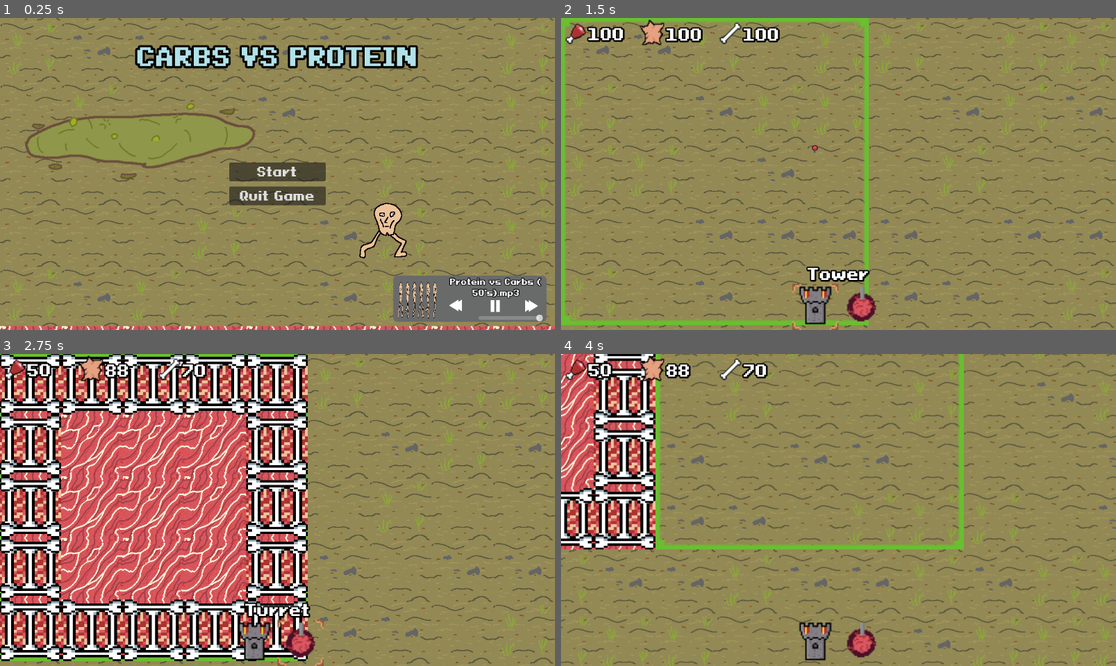
Above: before the commit, frames 1-4 (two rows, left to right).
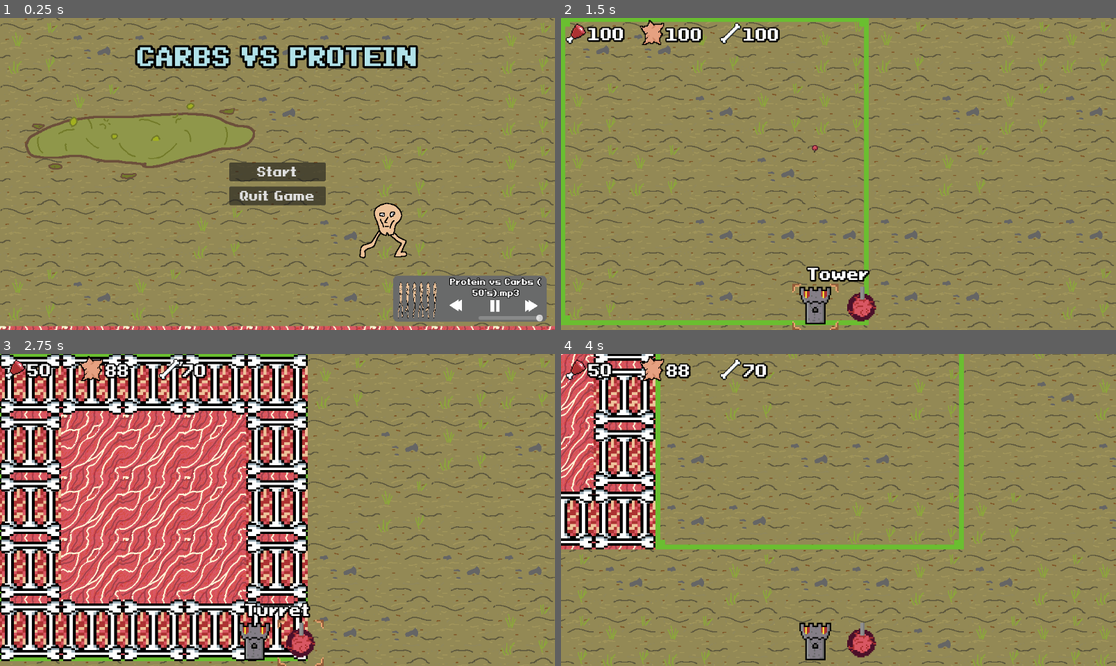
Above: after the commit, the same moments.

Repository: PhilipSBeck/Ludum-Dare-56
Game: Godot game, scene res://Levels/TitleScreen.tscn
Same seed, same stepped clock (60 frames per second), same inputs: the game is played once before the commit and once after it. Sound files missing from this copy of the repository are replaced by a short silence.
Inputs (mouse positions are in pixels of both pictures, inside the frame that each line leads up to):
- Up to frame 1 (0.25 s): no input
- Up to frame 2 (1.5 s): click "Start" at 0.5 s; click (816, 308) at 1.25 s
- Up to frame 3 (2.75 s): click (299, 644) at 2 s
- Up to frame 4 (4 s): tap Enter at 2.75 s; move the mouse to (960, 494) at 2.77 s; hold Right (ui_right) 2.78-3.53 s; tap Mouse wheel down (WheelDown) at 2.85 s; move the mouse to (727, 525) at 3.52 s; hold Down (ui_down) from 3.53 s (still down); tap Mouse wheel up (WheelUp) at 3.6 s

The runs differ from the first frame. In frame 1, 0.1% of the frame differs, in the area x 4-97%, y 28-97%; in frame 2, 0.4%; in frame 3, 0.4%; in frame 4, 2.4%, in the area x 0-99%, y 0-100%.

Commit message:
Pause menu

Diff:
--- /dev/null
+++ b/HUD/pauseMenu.tscn
@@ -0,0 +1,79 @@
+[gd_scene load_steps=5 format=3 uid="uid://bgghx27ni246q"]
+
+[ext_resource type="Script" path="res://Scripts/HUD/pause_menu.gd" id="1_irgnx"]
+[ext_resource type="FontFile" uid="uid://l348hsha7jl0" path="res://Fonts/PixeloidSansBold-PKnYd.ttf" id="1_y0vyw"]
+[ext_resource type="Shader" path="res://Shaders/blur.gdshader" id="2_mqsxw"]
+
+[sub_resource type="ShaderMaterial" id="ShaderMaterial_cu8oc"]
+shader = ExtResource("2_mqsxw")
+shader_parameter/blur_amount = 2.0
+
+[node name="PauseMenu" type="CanvasLayer"]
+process_mode = 3
+visible = false
+script = ExtResource("1_irgnx")
+
+[node name="TextureRect" type="ColorRect" parent="."]
+material = SubResource("ShaderMaterial_cu8oc")
+anchors_preset = 15
+anchor_right = 1.0
+anchor_bottom = 1.0
+grow_horizontal = 2
+grow_vertical = 2
+
+[node name="Paused" type="Label" parent="."]
+anchors_preset = 5
+anchor_left = 0.5
+anchor_right = 0.5
+offset_left = -116.5
+offset_top = 50.0
+offset_right = 116.5
+offset_bottom = 112.0
+grow_horizontal = 2
+size_flags_horizontal = 4
+theme_override_colors/font_color = Color(0.694508, 0.886431, 0.912578, 1)
+theme_override_colors/font_outline_color = Color(0, 0, 0, 1)
+theme_override_constants/outline_size = 18
+theme_override_fonts/font = ExtResource("1_y0vyw")
+theme_override_font_sizes/font_size = 50
+text = "PAUSED"
+horizontal_alignment = 1
+
+[node name="Buttons" type="Control" parent="."]
+layout_mode = 3
+anchors_preset = 8
+anchor_left = 0.5
+anchor_top = 0.5
+anchor_right = 0.5
+anchor_bottom = 0.5
+offset_left = -100.0
+offset_top = -24.0
+offset_right = 100.0
+offset_bottom = 176.0
+grow_horizontal = 2
+grow_vertical = 2
+
+[node name="Start Button" type="Button" parent="Buttons"]
+layout_mode = 1
+anchors_preset = 10
+anchor_right = 1.0
+offset_bottom = 8.0
+grow_horizontal = 2
+theme_override_fonts/font = ExtResource("1_y0vyw")
+theme_override_font_sizes/font_size = 25
+text = "Start
+"
+
+[node name="Quit To Main" type="Button" parent="Buttons"]
+layout_mode = 1
+anchors_preset = 10
+anchor_right = 1.0
+offset_top = 50.0
+offset_bottom = 89.0
+grow_horizontal = 2
+theme_override_fonts/font = ExtResource("1_y0vyw")
+theme_override_font_sizes/font_size = 25
+text = "Main Menu"
+
+[connection signal="pressed" from="Buttons/Start Button" to="." method="_on_start_button_pressed"]
+[connection signal="pressed" from="Buttons/Quit To Main" to="." method="_on_quit_button_pressed"]
--- a/Levels/main.tscn
+++ b/Levels/main.tscn
@@ -1,10 +1,11 @@
-[gd_scene load_steps=7 format=3 uid="uid://d4hjcmvwxni5t"]
+[gd_scene load_steps=8 format=3 uid="uid://d4hjcmvwxni5t"]
 
 [ext_resource type="PackedScene" uid="uid://dv8ga14jrgtfb" path="res://Gameplay/Map/WorldMap.tscn" id="1_dsvs6"]
 [ext_resource type="Script" path="res://Scripts/Core/camera_2d.gd" id="1_qvoxn"]
 [ext_resource type="Script" path="res://Scripts/Core/main.gd" id="1_vq540"]
 [ext_resource type="PackedScene" uid="uid://cb4udp41rudyd" path="res://Unit/Turret.tscn" id="3_i0156"]
 [ext_resource type="Texture2D" uid="uid://bay8ourwndfe8" path="res://Art/Map/Floor/TileHighlight.png" id="3_vuw60"]
+[ext_resource type="PackedScene" uid="uid://bgghx27ni246q" path="res://HUD/pauseMenu.tscn" id="7_j0glq"]
 [ext_resource type="PackedScene" uid="uid://v74l8i6gpmfc" path="res://HUD/mainHUD.tscn" id="7_j582s"]
 
 [node name="Main" type="Node"]
@@ -26,4 +27,7 @@
 
 [node name="MainHud" parent="." instance=ExtResource("7_j582s")]
 
+[node name="PauseMenu" parent="." instance=ExtResource("7_j0glq")]
+
 [connection signal="towerSelected" from="MainHud" to="." method="_on_main_hud_tower_selected"]
+[connection signal="quit_to_main" from="PauseMenu" to="." method="_on_pause_menu_quit_to_main"]
--- a/Scripts/Core/main.gd
+++ b/Scripts/Core/main.gd
@@ -27,7 +27,7 @@
 func _process(delta: float) -> void:
 	UpdateHighlight()
 
-	if placing_tiles and Input.is_action_just_pressed("Escape"):
+	if placing_tiles and Input.is_action_just_pressed("ui_cancel"):
 		set_placing_tiles(false)
 	if placing_tiles and Input.is_action_just_pressed("ui_click"):
 		attempt_place_fortress()
@@ -87,3 +87,7 @@
 
 func _on_main_hud_tower_selected() -> void:
 	set_placing_tiles(!placing_tiles)
+
+
+func _on_pause_menu_quit_to_main() -> void:
+	queue_free()
--- /dev/null
+++ b/Scripts/HUD/pause_menu.gd
@@ -0,0 +1,26 @@
+extends CanvasLayer
+
+signal quit_to_main
+
+# Called when the node enters the scene tree for the first time.
+func _ready() -> void:
+	pass # Replace with function body.
+
+
+# Called every frame. 'delta' is the elapsed time since the previous frame.
+func _process(delta: float) -> void:
+	if Input.is_action_just_pressed("Escape"):
+		get_tree().paused = true
+		visible = true
+
+
+func _on_start_button_pressed() -> void:
+	get_tree().paused = false
+	visible = false
+
+
+func _on_quit_button_pressed() -> void:
+	get_tree().paused = false
+	visible = false
+	quit_to_main.emit()
+	get_tree().change_scene_to_file("res://Levels/TitleScreen.tscn")
--- /dev/null
+++ b/Shaders/blur.gdshader
@@ -0,0 +1,8 @@
+shader_type canvas_item;
+
+uniform float blur_amount : hint_range(0, 5);
+uniform sampler2D SCREEN_TEXTURE: hint_screen_texture, filter_linear_mipmap;
+
+void fragment() {
+	COLOR = textureLod(SCREEN_TEXTURE, SCREEN_UV, blur_amount);
+}
--- a/project.godot
+++ b/project.godot
@@ -76,5 +76,6 @@
 
 [rendering]
 
+textures/canvas_textures/default_texture_filter=0
 renderer/rendering_method="gl_compatibility"
 renderer/rendering_method.mobile="gl_compatibility"
Not shown: 1 places in HUD/TitleScreenHud.tscn that only renumber resources
